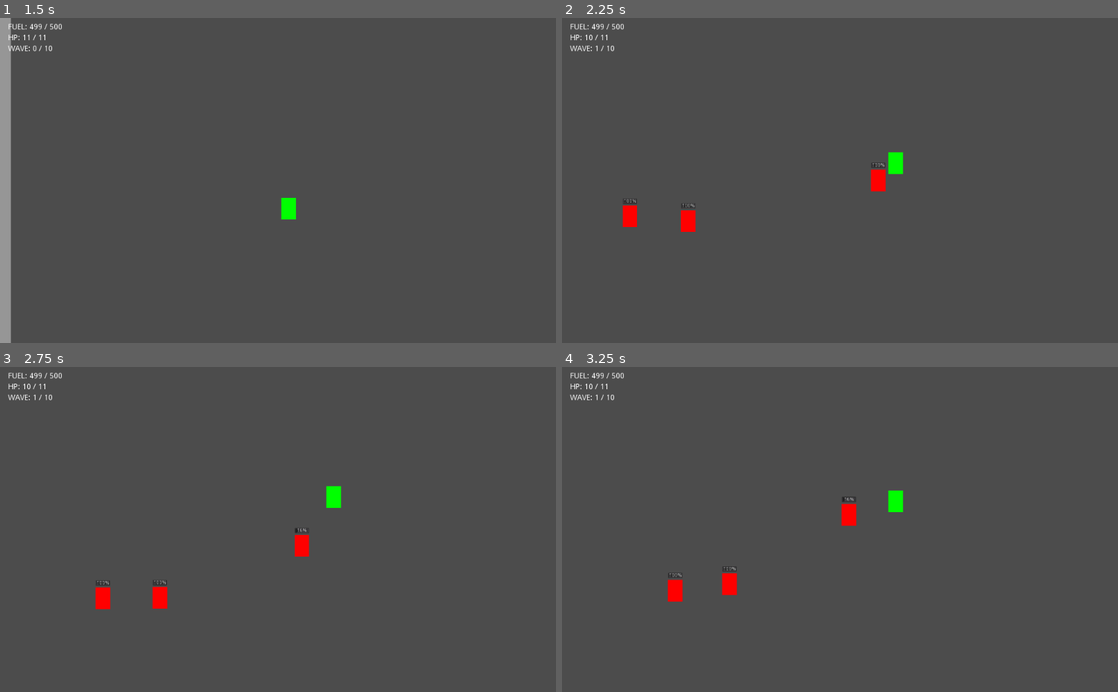
Above: before the commit, frames 1-4 (two rows, left to right).
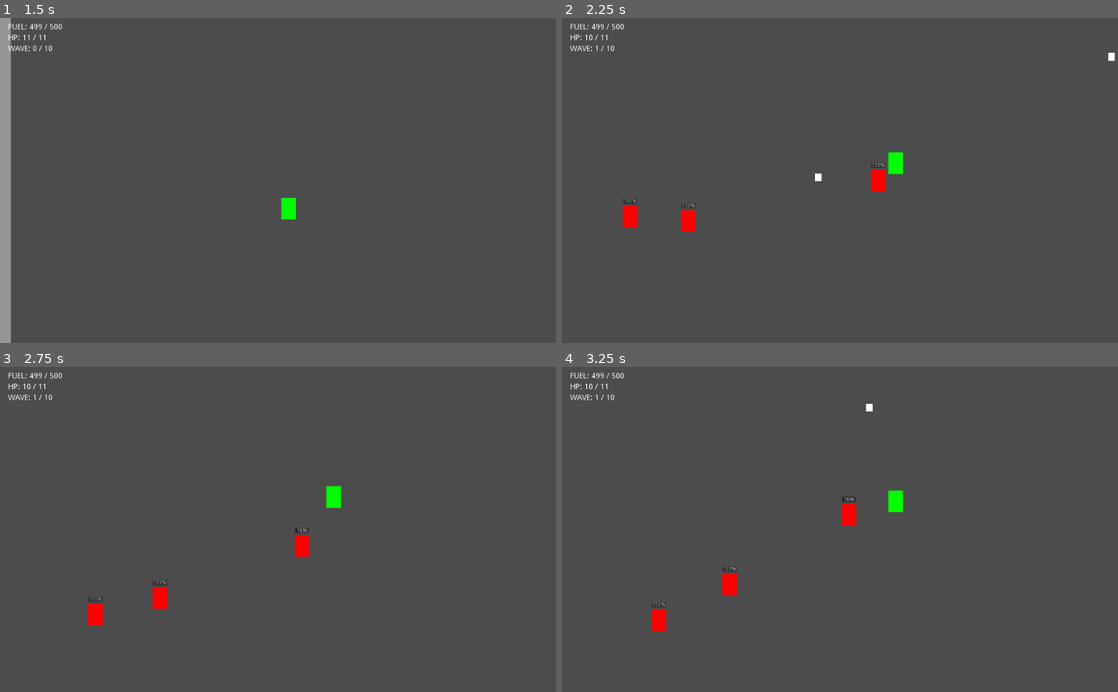
Above: after the commit, the same moments.

Repository: deengames/abu-hamid-x
Game: Godot game, scene res://prototype/MainMenu.tscn
Same seed, same stepped clock (60 frames per second), same inputs: the game is played once before the commit and once after it.
Inputs (mouse positions are in pixels of both pictures, inside the frame that each line leads up to):
- Up to frame 1 (1.5 s): click "New Game" at 0.5 s; tap Enter at 1.25 s; move the mouse to (400, 164) at 1.27 s; hold D (move_right) from 1.28 s (still down); click (400, 164) at 1.35 s
- Up to frame 2 (2.25 s): tap Space (jump) at 1.52 s; right-click (962, 164) at 1.55 s; move the mouse to (728, 196) at 2.02 s; release D (move_right) at 2.03 s; hold S (move_down) from 2.03 s (still down); right-click (728, 196) at 2.1 s
- Up to frame 3 (2.75 s): keep holding S (move_down); tap Space (jump) at 2.27 s; click (166, 545) at 2.3 s
- Up to frame 4 (3.25 s): move the mouse to (895, 458) at 2.77 s; release S (move_down) at 2.78 s; hold D (move_right) from 2.78 s (still down); click (895, 458) at 2.85 s; right-click (895, 458) at 3.05 s

Frame 1 is identical in both runs. In frame 2, less than 0.1% of the frame differs, in the area x 45-100%, y 10-51%; in frame 3, 0.4%; in frame 4, 0.4%, in the area x 16-56%, y 11-82%.

Commit message:
Simple harmless gun

Diff:
--- a/project.godot
+++ b/project.godot
@@ -40,6 +40,8 @@
  ]
 boost=[ Object(InputEventKey,"resource_local_to_scene":false,"resource_name":"","device":0,"alt":false,"shift":false,"control":false,"meta":false,"command":false,"pressed":false,"scancode":16777237,"unicode":0,"echo":false,"script":null)
  ]
+shoot=[ Object(InputEventMouseButton,"resource_local_to_scene":false,"resource_name":"","device":0,"alt":false,"shift":false,"control":false,"meta":false,"command":false,"button_mask":0,"position":Vector2( 0, 0 ),"global_position":Vector2( 0, 0 ),"factor":1.0,"button_index":2,"pressed":false,"doubleclick":false,"script":null)
+ ]
 
 [rendering]
 
--- /dev/null
+++ b/prototype/Bullet/Bullet.gd
@@ -0,0 +1,22 @@
+extends KinematicBody2D
+
+export (float) var bullet_speed = 1500
+export (int) var damage_to_deal = 1
+
+var velocity
+
+
+func _process(delta):
+	collide(move_and_collide(velocity * delta))
+
+
+func collide(info):
+	if info == null:
+		return
+	queue_free()
+
+
+func init(x, y, angle):
+	position.x = x
+	position.y = y
+	velocity = Vector2(-bullet_speed, 0).rotated(angle)
--- /dev/null
+++ b/prototype/Bullet/Bullet.tscn
@@ -0,0 +1,42 @@
+[gd_scene load_steps=3 format=2]
+
+[ext_resource path="res://prototype/Bullet/Bullet.gd" type="Script" id=1]
+
+[sub_resource type="CapsuleShape2D" id=1]
+
+custom_solver_bias = 0.0
+radius = 10.0
+height = 6.89625
+
+[node name="Bullet" type="KinematicBody2D" index="0"]
+
+input_pickable = false
+collision_layer = 2
+collision_mask = 2
+collision/safe_margin = 0.08
+script = ExtResource( 1 )
+_sections_unfolded = [ "Transform" ]
+bullet_speed = 1500
+damage_to_deal = 1
+
+[node name="CollisionShape2D" type="CollisionShape2D" parent="." index="0"]
+
+shape = SubResource( 1 )
+
+[node name="ColorRect" type="ColorRect" parent="." index="1"]
+
+anchor_left = 0.0
+anchor_top = 0.0
+anchor_right = 0.0
+anchor_bottom = 0.0
+margin_left = -9.0
+margin_top = -11.0
+margin_right = 9.0
+margin_bottom = 11.0
+rect_pivot_offset = Vector2( 0, 0 )
+rect_clip_content = false
+mouse_filter = 0
+mouse_default_cursor_shape = 0
+size_flags_horizontal = 1
+size_flags_vertical = 1
+color = Color( 1, 1, 1, 1 )
--- a/prototype/Character/Player/Player.gd
+++ b/prototype/Character/Player/Player.gd
@@ -16,6 +16,7 @@
 
 signal fuel_change(new_fuel, max_fuel)
 signal health_change(new_hp, max_hp)
+signal shoot_bullet(bullet)
 
 
 var is_using_jetpack = false
@@ -25,6 +26,7 @@
 var attack_number = 0 # for flying attacks
 var facing = "none"
 
+var bullet_cls = preload('res://prototype/Bullet/Bullet.tscn')
 onready var sword = preload('res://prototype/Sword.tscn').instance()
 
 
@@ -47,6 +49,12 @@
 
 
 func _process(delta):
+	if global.config.enable_gun == true and Input.is_action_just_pressed('shoot'):
+		var angle = global_position.angle_to_point(get_global_mouse_position())
+		var bullet = bullet_cls.instance()
+		bullet.init(position.x, position.y, angle)
+		emit_signal("shoot_bullet", bullet)
+
 	if global.config.enable_sword == true and Input.is_action_just_pressed('attack'):
 		add_child(sword)
 		var starting_angle = get_angle_to(get_global_mouse_position())
--- a/prototype/Main.gd
+++ b/prototype/Main.gd
@@ -46,3 +46,7 @@
 	if num_spawned_entities <= 0 and timer.is_stopped():
 		timer.start()
 	$ui/WaveLabel.text = "WAVE: " + str(wave_num) + ' / ' + str(waves_per_game)
+
+
+func _on_Player_shoot_bullet(bullet):
+	add_child(bullet)
--- a/prototype/Main.tscn
+++ b/prototype/Main.tscn
@@ -4,7 +4,7 @@
 [ext_resource path="res://prototype/Wall.tscn" type="PackedScene" id=2]
 [ext_resource path="res://prototype/Character/Player/Player.tscn" type="PackedScene" id=3]
 
-[node name="Main" type="Node2D" index="0"]
+[node name="Main" type="Node2D"]
 
 position = Vector2( 460, 680 )
 script = ExtResource( 1 )
@@ -14,72 +14,56 @@
 
 [node name="Walls" type="Node2D" parent="." index="0"]
 
+editor/display_folded = true
 rotation = 1.5708
 _sections_unfolded = [ "Transform" ]
 
 [node name="Wall" parent="Walls" index="0" groups=[
 "floor",
-"wall",
 ] instance=ExtResource( 2 )]
 
 position = Vector2( 866.23, -163.358 )
 
-[node name="Wall6" parent="Walls" index="1" groups=[
-"wall",
-] instance=ExtResource( 2 )]
+[node name="Wall6" parent="Walls" index="1" instance=ExtResource( 2 )]
 
 position = Vector2( -551.529, -156.653 )
 
 [node name="Wall2" parent="Walls" index="2" groups=[
 "floor",
-"wall",
 ] instance=ExtResource( 2 )]
 
 position = Vector2( 867.059, -990.762 )
 
-[node name="Wall5" parent="Walls" index="3" groups=[
-"wall",
-] instance=ExtResource( 2 )]
+[node name="Wall5" parent="Walls" index="3" instance=ExtResource( 2 )]
 
 position = Vector2( -551.53, -992.989 )
 
 [node name="Wall3" parent="Walls" index="4" groups=[
 "floor",
-"wall",
 ] instance=ExtResource( 2 )]
 
 position = Vector2( 866.226, -1821.64 )
 
-[node name="Wall4" parent="Walls" index="5" groups=[
-"wall",
-] instance=ExtResource( 2 )]
+[node name="Wall4" parent="Walls" index="5" instance=ExtResource( 2 )]
 
 position = Vector2( -551.533, -1829.86 )
 
-[node name="Wall7" parent="Walls" index="6" groups=[
-"wall",
-] instance=ExtResource( 2 )]
+[node name="Wall7" parent="Walls" index="6" instance=ExtResource( 2 )]
 
 position = Vector2( -249.921, 336.663 )
 rotation = 1.5708
 
-[node name="Wall14" parent="Walls" index="7" groups=[
-"wall",
-] instance=ExtResource( 2 )]
+[node name="Wall14" parent="Walls" index="7" instance=ExtResource( 2 )]
 
 position = Vector2( -259.93, -2303.34 )
 rotation = 1.5708
 
-[node name="Wall8" parent="Walls" index="8" groups=[
-"wall",
-] instance=ExtResource( 2 )]
+[node name="Wall8" parent="Walls" index="8" instance=ExtResource( 2 )]
 
 position = Vector2( 578.885, 336.998 )
 rotation = 1.5708
 
-[node name="Wall15" parent="Walls" index="9" groups=[
-"wall",
-] instance=ExtResource( 2 )]
+[node name="Wall15" parent="Walls" index="9" instance=ExtResource( 2 )]
 
 position = Vector2( 568.877, -2303 )
 rotation = 1.5708
@@ -87,8 +71,6 @@
 [node name="Player" parent="." index="1" instance=ExtResource( 3 )]
 
 position = Vector2( 520, 240 )
-num_attacks_to_fly = 3
-flying_impulse_velocity = 4500
 flying_attack_min_velocity = 600
 
 [node name="WaveSpawnTimer" type="Timer" parent="." index="2"]
@@ -129,4 +111,6 @@
 max_lines_visible = -1
 _sections_unfolded = [ "Margin" ]
 
+[connection signal="shoot_bullet" from="Player" to="." method="_on_Player_shoot_bullet"]
+
 [connection signal="timeout" from="WaveSpawnTimer" to="." method="_new_wave"]
--- a/prototype/global.gd
+++ b/prototype/global.gd
@@ -2,5 +2,6 @@
 
 export (Dictionary) var config = {
     "enable_sword": true,
-    "flying_attacks": true
+    "flying_attacks": true,
+	"enable_gun": true
 }
